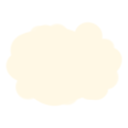
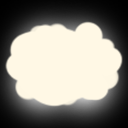
The second 128×128 image is a revision of the first. Changes to its layers:
added layer "레이어 4" above "배경" over [0, 0, 128, 128]
showed "배경" over [0, 0, 128, 128]
